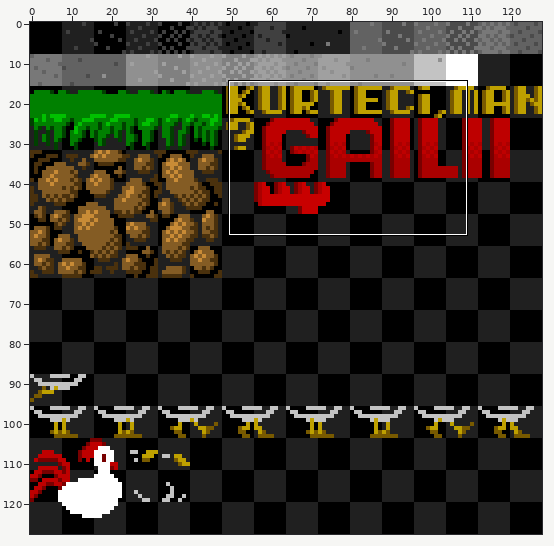
Sprite sheet: kttgm.png. Above, an overview of the earlier version with the close-up marked.
Close-up. Before the commit:
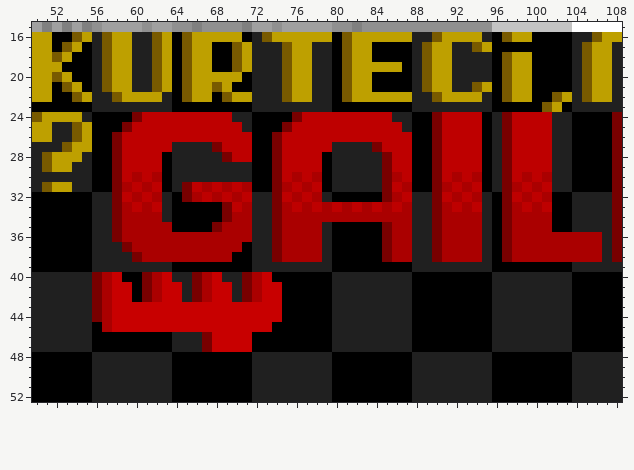
The file is 128x128 pixels. Colours within 5 levels of each other are drawn and written as one. Shown: x 50..108, y 15..52.
After the commit:
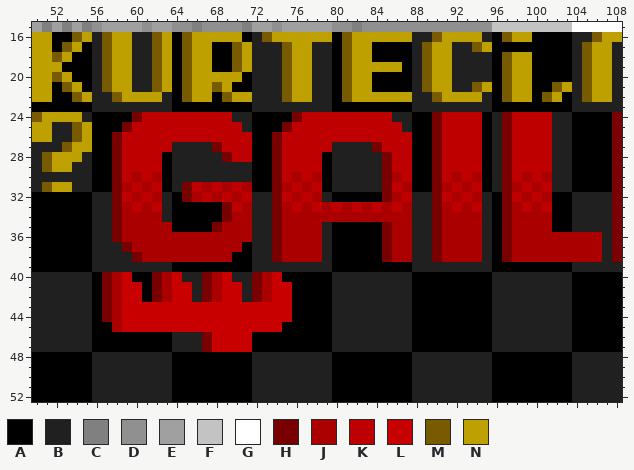
Palette (. is transparent): A #000000  B #202020  C #808080  D #909090  E #a0a0a0  F #c3c3c3  G #ffffff  H #780000  J #aa0000  K #be0000  L #c80000  M #785a00  N #bea000
The author wrote: fix letter sprite pixel alignment
Diff:
@@ x 99..105 @@
 20 NAAAABM
-21 NAAAABM
-22 NAAMNBM
-23 AAMNABB
+21 NAAMNBM
+22 NAMNABM
+23 AAAAABB
 24 KKKBBAA
@@ x 54..77 @@
 39 AABBBBBBBBAAAAAAAABBBBBB
-40 BBHJLAAHJLBBHJLBBHJLAAAA
-41 BBHJLLAHJLLBHJLLBHJLLAAA
-42 BBHJLLAHJLLBHJLLBHJLLAAA
-43 BBHJLLLLLLLLLLLLLLLLLAAA
-44 BBHJLLLLLLLLLLLLLLLLLAAA
-45 BBAJLLLLLLLLLLLLLLLLAAAA
+40 BBAHJLAAHJLBBHJLBBHJLAAA
+41 BBAHJLLAHJLLBHJLLBHJLLAA
+42 BBAHJLLAHJLLBHJLLBHJLLAA
+43 BBAHJLLLLLLLLLLLLLLLLLAA
+44 BBAHJLLLLLLLLLLLLLLLLLAA
+45 BBAAJLLLLLLLLLLLLLLLLAAA
 46 BBAAAAAAAABBBHLLLLAAAAAA
Pixel boxes of the changes (left, top, right, bottom) in both close-ups:
changed: (542, 82, 572, 112)
changed: (92, 272, 292, 332)
